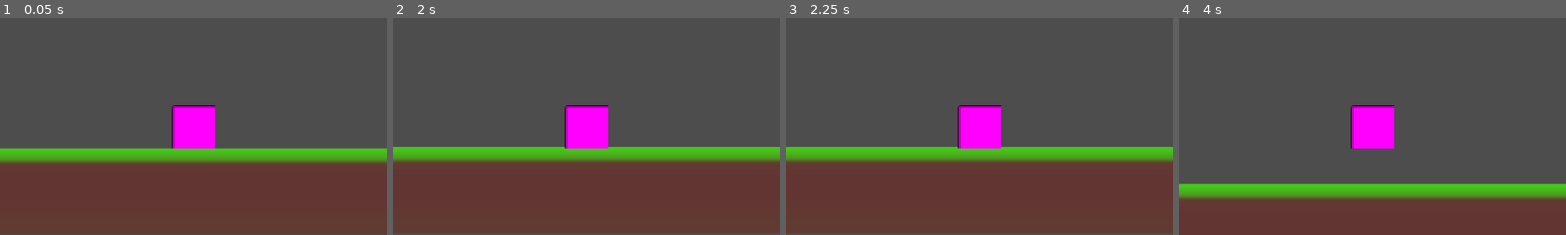
Above: before the commit, frames 1-4 (left to right).
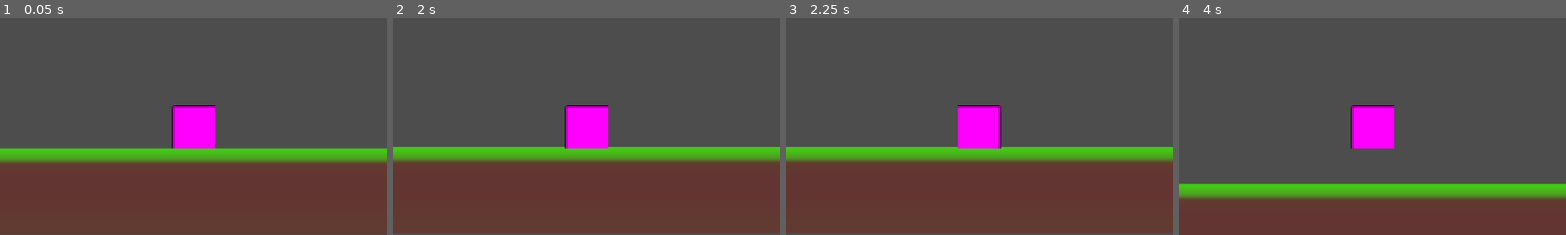
Above: after the commit, the same moments.

Repository: TheCubicCyborg/Starzan
Game: Godot game, scene res://Levels/gavin_gravity_tests.tscn
Same seed, same stepped clock (60 frames per second), same inputs: the game is played once before the commit and once after it. This scene is started directly instead of the project's main scene.
Inputs (mouse positions are % of the whole screen's width and height, from its top left):
- Up to frame 1 (0.05 s): no input
- Up to frame 2 (2 s): tap Enter (ui_accept) at 0.5, 1.25 s; drag from (5, 28) to (60, 28) at 0.52 s; drag from (30, 55) to (5, 28) at 1.27 s
- Up to frame 3 (2.25 s): tap Enter (ui_accept) at 2 s; move the mouse to (60, 28) at 2.02 s; hold A (move_left) from 2.03 s (still down); tap Delete at 2.1 s
- Up to frame 4 (4 s): release A (move_left) at 2.75 s; tap Enter (ui_accept) at 2.75, 3.5 s; drag from (45, 70) to (20, 35) at 2.77 s; move the mouse to (80, 65) at 3.52 s; hold D (move_right) from 3.53 s (still down); tap Delete at 3.6 s; tap Space (jump) at 3.77 s
The pictures show only the part of the screen within x 25-75%, y 50-100%; the shares and areas given below are measured in that part.

Frames 1-2 are identical in both runs. In frame 3, 0.3% of the frame differs, in the area x 44-56%, y 40-61%; in frame 4, nothing differs.

Commit message:
import some assets

Diff:
--- /dev/null
+++ b/Levels/level1.tscn
@@ -0,0 +1,28 @@
+[gd_scene format=3 uid="uid://cupxhq7l5277r"]
+
+[ext_resource type="PackedScene" uid="uid://bfvw8gcq1ue51" path="res://Player/player_guy.tscn" id="1_t21ke"]
+
+[sub_resource type="Environment" id="Environment_fg03p"]
+
+[sub_resource type="RectangleShape2D" id="RectangleShape2D_t21ke"]
+size = Vector2(1171, 616)
+
+[node name="Level1" type="Node2D" unique_id=33398720]
+
+[node name="WorldEnvironment" type="WorldEnvironment" parent="." unique_id=722418024]
+environment = SubResource("Environment_fg03p")
+
+[node name="DirectionalLight2D" type="DirectionalLight2D" parent="." unique_id=2009903504]
+energy = 1.1
+height = 1.0
+
+[node name="PlayerGuy" parent="." unique_id=448250733 instance=ExtResource("1_t21ke")]
+position = Vector2(88, -61)
+
+[node name="Camera2D" type="Camera2D" parent="PlayerGuy" unique_id=347084541]
+
+[node name="StaticBody2D" type="StaticBody2D" parent="." unique_id=168261895]
+
+[node name="CollisionShape2D" type="CollisionShape2D" parent="StaticBody2D" unique_id=125387950]
+position = Vector2(575.5, 298)
+shape = SubResource("RectangleShape2D_t21ke")
--- a/Player/Scripts/player_guy.gd
+++ b/Player/Scripts/player_guy.gd
@@ -1,5 +1,6 @@
 extends RigidBody2D
 
+@onready var player_sprite : Sprite2D = $Sprite2D
 var _input_vec: Vector2
 var _current_star: GrabStar
 var _pressed_jump_this_frame: bool = false
@@ -18,6 +19,10 @@
 	).normalized()
 
 	_input_vec.y = 0
+	if _input_vec.x < -0.01:
+		player_sprite.flip_h = true
+	elif _input_vec.x > 0.01:
+		player_sprite.flip_h = false
 
 	_pressed_jump_this_frame = Input.is_action_just_pressed("jump")
 
--- a/Player/player_guy.tscn
+++ b/Player/player_guy.tscn
@@ -13,7 +13,7 @@
 [ext_resource type="Texture2D" uid="uid://duaj1agx51xlm" path="res://Player/Art/Pull/pull-4.png" id="11_owejd"]
 
 [sub_resource type="RectangleShape2D" id="RectangleShape2D_wtcfe"]
-size = Vector2(64, 64)
+size = Vector2(45, 83)
 
 [sub_resource type="Animation" id="Animation_eilv1"]
 length = 0.001
@@ -100,6 +100,7 @@
 texture = ExtResource("2_ls152")
 
 [node name="CollisionShape2D" type="CollisionShape2D" parent="." unique_id=1854291909]
+position = Vector2(-1.5, 0.5)
 shape = SubResource("RectangleShape2D_wtcfe")
 
 [node name="AnimationPlayer" type="AnimationPlayer" parent="." unique_id=473975656]
--- a/project.godot
+++ b/project.godot
@@ -23,6 +23,14 @@
 [global_group]
 
 star=""
+
+[dotnet]
+
+project/assembly_name="Starzan"
+
+[editor_plugins]
+
+enabled=PackedStringArray("res://addons/godot-neovim/plugin.cfg")
 
 [input]
 
Not shown, added: addons/godot-neovim/GodotNeovim.gd
Not shown, added: addons/godot-neovim/GodotNeovim.gd.uid
Not shown, added: addons/godot-neovim/godot-neovim.gdextension.uid
Not shown, added: addons/godot-neovim/icon.svg
Not shown, added: addons/godot-neovim/icon.svg.import
Not shown, added: addons/godot-neovim/input/default_keymaps.gd
Not shown, added: addons/godot-neovim/input/default_keymaps.gd.uid
Not shown, added: addons/godot-neovim/input/godot_neovim_input.gd
Not shown, added: addons/godot-neovim/input/godot_neovim_input.gd.uid
Not shown, added: addons/godot-neovim/input/keymap_editor.gd
Not shown, added: addons/godot-neovim/input/keymap_editor.gd.uid
Not shown, added: addons/godot-neovim/plugin.cfg
(and 12 more such lines)
